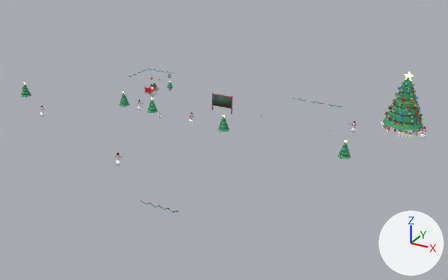
The Blender file assets/blender/christmas.blend: old version first, new version second.
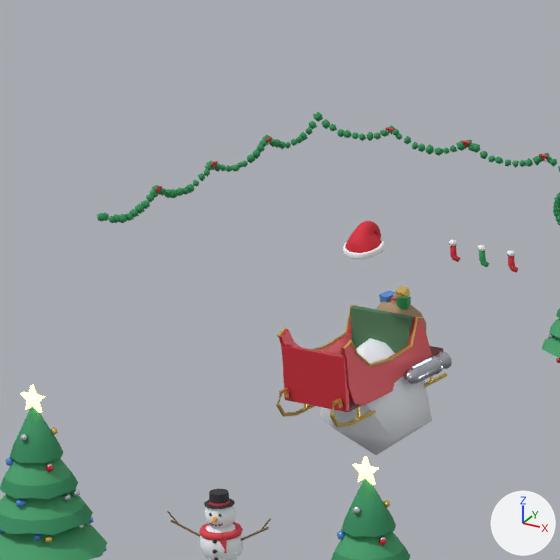
The first picture shows the older version from a 50 mm camera at (63.5, -88.3, 37.7) aimed at (22.3, -13.4, 0.2). The close-ups show the older and then the newer version on the part from 27% to 38% of the width and 21% to 38% of the height of that picture. Only the edits that show in the close-ups are written down. Arrows for +X, +Y and +Z are at lower right; the lights stay in place.

Script lines for the objects in view, before the commit:
```python
ob_sleigh_body = bpy.data.objects.new('Sleigh_Body', me_sleigh_body)
ob_sleigh_body.parent = ob_christmassleigh
ob_sleigh_body.location = (0.0, 0.0, 0.0)
ob_sleighsack = bpy.data.objects.new('SleighSack', me_sleighsack)
ob_sleighsack.parent = ob_christmassleigh
ob_sleighsack.location = (0.0, 0.0, 0.0)
ob_sleighthruster_left = bpy.data.objects.new('SleighThruster_left', me_sleighthruster_left)
ob_sleighthruster_left.parent = ob_christmassleigh
ob_sleighthruster_left.location = (0.0, 0.0, 0.0)
# also in view: 'Pine_1' at (0.0, -8.4, 1.3); 'Snowman_0_2' at (3.4, -8.7, 1.5); 'Snowman_0_1' at (3.4, -8.6, 1.0); 'SnowChunk' at (-0.2, -0.1, 0.0); 'Room_Christmas' at (0.0, 0.0, 2.4)
```
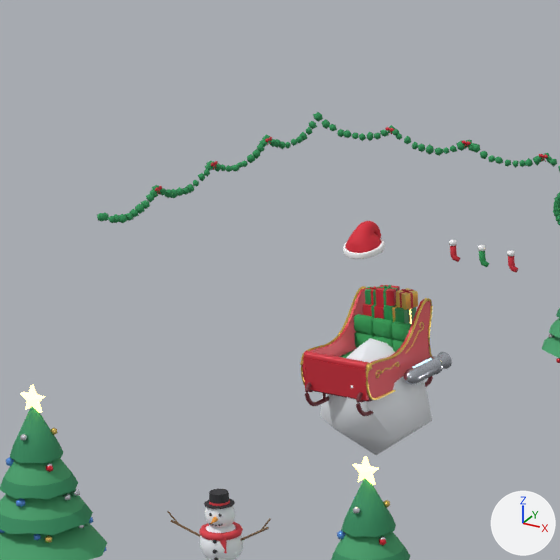
What changed in the scene script:
```text
Change mat_sleighseat:
    mat_sleighseat.base_color: (0.08, 0.2, 0.1) -> (0.03, 0.34, 0.09)  # dark green #507c59 -> green #309e55
Change me_sleigh_body:
    used by ob_sleigh_body; parent = ob_christmassleigh; location = (0.0, 0.0, 0.0)
    remove me_sleigh_body.from_pydata(...)  # 404 vertices, 322 faces; spans x -0.64..0.64, y -1.83..1.27, z 0.01..1.43
    add me_sleigh_body.from_pydata(...)  # 2162 vertices, 2056 faces; spans x -0.64..0.64, y -1.11..0.93, z 0.0..1.49
    me_sleigh_body part 1: a new loose piece, a box spanning x -0.58..0.58, y -0.92..0.72, z 0.28..0.34, in mat_sleighdark (dark red #762730)
    me_sleigh_body part 2: a new loose piece, a box spanning x -0.58..0.58, y -0.98..-0.9, z 0.32..0.82, in mat_sleighred (red #d4303f)
    me_sleigh_body part 3: a new loose piece, a 14-sided cylinder along x spanning x -0.58..0.58, y -0.97..-0.82, z 0.77..0.91, in mat_sleighred (red #d4303f)
    me_sleigh_body part 4: the loose piece of 64 vertices spanning x -0.53..-0.47, y -1.83..1.27, z 0.01..0.53 is rebuilt with 192 vertices and now spans x -0.51..-0.45, y -1.11..0.93, z 0.0..0.45, in mat_sleighdark (dark red #762730)
    me_sleigh_body part 5: the loose piece of 64 vertices spanning x 0.47..0.53, y -1.83..1.27, z 0.01..0.53 is rebuilt with 192 vertices and now spans x 0.45..0.51, y -1.11..0.93, z 0.0..0.45, in mat_sleighdark (dark red #762730)
    me_sleigh_body part 6: the loose piece of 48 vertices spanning x 0.59..0.64, y -1.56..0.55, z 0.79..1.43 is rebuilt with 210 vertices and now spans x 0.59..0.63, y -1.01..0.82, z 0.26..1.49
    me_sleigh_body part 7: the loose piece of 48 vertices spanning x -0.64..-0.59, y -1.56..0.55, z 0.79..1.43 is rebuilt with 210 vertices and now spans x -0.63..-0.59, y -1.01..0.82, z 0.26..1.49
    me_sleigh_body part 8: the loose piece of 30 vertices spanning x -0.61..-0.55, y -1.55..1.14, z 0.28..1.41 is rebuilt with 84 vertices and now spans x -0.61..-0.55, y -0.99..0.8, z 0.28..1.47
    me_sleigh_body part 9: the loose piece of 30 vertices spanning x 0.55..0.61, y -1.55..1.14, z 0.28..1.41 is rebuilt with 84 vertices and now spans x 0.55..0.61, y -0.99..0.8, z 0.28..1.47
    me_sleigh_body part 10: the loose piece of 8 vertices spanning x -0.58..0.58, y -1.52..-1.44, z 0.3..1.18 is deleted
    me_sleigh_body part 11: the loose piece of 8 vertices spanning x -0.58..0.58, y 0.42..1.12, z 0.48..0.54 is deleted
    me_sleigh_body part 12: the loose piece of 8 vertices spanning x -0.58..0.58, y -1.45..1.07, z 0.28..0.34 is deleted
    me_sleigh_body part 13: 24 vertices removed from x -0.55..0.55, y -0.27..0.38, z 0.3..1.28; 1032 vertices added at x -0.63..0.63, y -0.98..0.83, z 0.47..1.48
    other edits to the shape of me_sleigh_body do not show in these pictures
Add me_sleighgifts:
    me_sleighgifts.from_pydata(...)  # 300 vertices, 390 faces; spans x -0.474..0.45, y 0.404..0.763, z 0.996..1.618
    me_sleighgifts.polygons.foreach_set('use_smooth', [True] * 390)
    # faces by material slot: [156, 156, 78]
    me_sleighgifts.materials.append(mat_xmasred)  # red #ce2738
    me_sleighgifts.materials.append(mat_xmasgreen)  # green #279955
    me_sleighgifts.materials.append(mat_xmasgold)  # yellow #f9d46f
Remove ob_sleighsack:
    ob_sleighsack = bpy.data.objects.new('SleighSack', me_sleighsack)
    ob_sleighsack.parent = ob_christmassleigh
    ob_sleighsack.location = (0.0, 0.0, 0.0)
Add ob_sleighgifts:
    ob_sleighgifts = bpy.data.objects.new('SleighGifts', me_sleighgifts)
    ob_sleighgifts.parent = ob_christmassleigh
    ob_sleighgifts.location = (0.0, 0.0, 0.0)
```

Boxes (x1, y1, x2, y2) around the edits, measured in the close-ups (560 x 560 px):
'Sleigh_Body', recoloured, reshaped (22% narrower, 7% taller): before (276, 305, 447, 427); after (300, 286, 433, 416)
'SleighGifts', added: after (363, 285, 418, 324)
    faces in mat_xmasred (red #ce2738): (363, 285, 413, 319)
    faces in mat_xmasgreen (green #279955): (365, 285, 416, 324)
    faces in mat_xmasgold (yellow #f9d46f): (392, 288, 418, 324)
'SleighSack', deleted: before (376, 286, 426, 331)
    faces in mat_sleighsack (beige #ad906f): (376, 294, 426, 331)
    faces in mat_xmasgreen (green #279955): (397, 296, 411, 309)
    faces in mat_baubleblue (blue #61a0f3): (379, 290, 396, 302)
part 1 of me_sleigh_body, added (mostly hidden): after (315, 391, 372, 402)
part 2 of me_sleigh_body, added (red): after (303, 358, 369, 401)
part 3 of me_sleigh_body, added (red): after (303, 351, 369, 370)
part 4 of me_sleigh_body, rebuilt: before (276, 388, 315, 417); after (305, 382, 329, 406)
part 5 of me_sleigh_body, rebuilt (34% narrower, 25% shorter): before (330, 373, 447, 427); after (356, 376, 433, 416)
part 6 of me_sleigh_body, rebuilt (16% narrower, 106% taller): before (343, 317, 423, 366); after (366, 298, 433, 400)
part 7 of me_sleigh_body, rebuilt (21% narrower, 117% taller): before (277, 305, 358, 350); after (300, 286, 364, 385)
part 8 of me_sleigh_body, rebuilt: before (279, 317, 352, 355); after (302, 288, 366, 381)
part 9 of me_sleigh_body, rebuilt (35% narrower, 11% taller): before (341, 317, 444, 406); after (364, 299, 431, 398)
part 10 of me_sleigh_body, deleted (red): before (282, 345, 350, 412)
part 11 of me_sleigh_body, deleted (mostly hidden): before (430, 346, 443, 355)
part 12 of me_sleigh_body, deleted: before (348, 398, 362, 412)
part 13 of me_sleigh_body, cut back: before (341, 305, 413, 355); after (340, 286, 427, 378)
